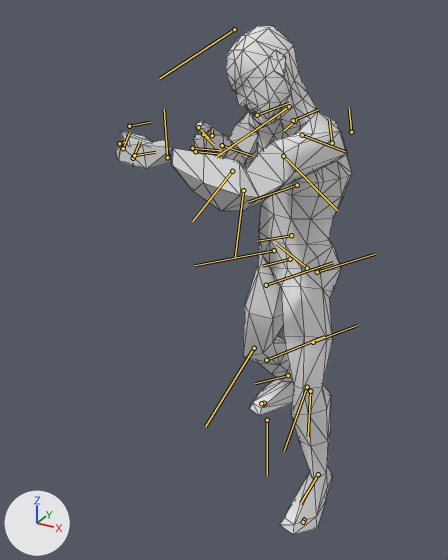
The FBX model media/anims_X/normal/TTRP_HoldRifleSteady.fbx as it was, and as the next commit left it.
Rendered twice from a camera (50 mm lens) standing at (0.436, -1.098, 0.94) and looking at (-0.105, -0.113, 0.448). The axes (+X, +Y, +Z) are drawn at lower left. The lights are the same throughout. Both versions are drawn at frame 1 of the action 'TTRP_HoldRifleSteady'; the numbers are the values there. The bones that bend it are drawn over the model as lines. Mesh edges are drawn as thin lines.

The first picture shows 'Body_NoDress'.
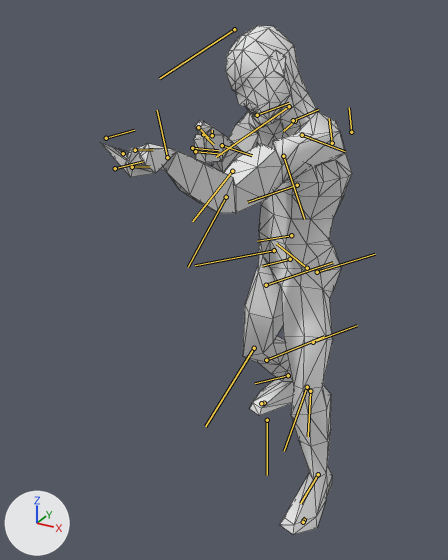
Boxes [x1, y1, x2, y2] around the edits, measured in the pictures (448 x 560 px):
'Body_NoDress', posed (6% wider): before [116, 26, 352, 534]; after [101, 26, 352, 534]
bone 'Bip01_L_UpperArm', root to tip: before (283, 156) to (337, 210); after (283, 156) to (304, 219)
bone 'Bip01_L_Hand', root to tip: before (167, 157) to (164, 109); after (167, 157) to (157, 110)
bone 'Bip01_L_Finger0', root to tip: before (133, 158) to (140, 141); after (132, 167) to (150, 166)
bone 'Bip01_L_Finger1', root to tip: before (134, 155) to (155, 152); after (115, 168) to (143, 161)

Edits to the bpy script that builds the scene:
```text
Change bone_bip01_l_upperarm:
    where bone_bip01_l_upperarm = bpy.data.objects['Bip01'].pose.bones['Bip01_L_UpperArm']  # child of 'Bip01_L_Clavicle'
    bone_bip01_l_upperarm.rotation_quaternion: (0.932, -0.344, -0.044, -0.106) -> (0.758, -0.605, 0.17, -0.178)  # degrees (-40, -9, -10) -> degrees (-78, 2, -28)
Change bone_bip01_l_hand:
    where bone_bip01_l_hand = bpy.data.objects['Bip01'].pose.bones['Bip01_L_Hand']  # child of 'Bip01_L_Forearm'
    bone_bip01_l_hand.rotation_quaternion: (-0.266, 0.846, 0.266, -0.378) -> (0.638, -0.692, -0.305, -0.143)  # degrees (-131, 30, 49) -> degrees (-100, -36, 17)
Change bone_bip01_l_finger0:
    where bone_bip01_l_finger0 = bpy.data.objects['Bip01'].pose.bones['Bip01_L_Finger0']  # child of 'Bip01_L_Hand'
    bone_bip01_l_finger0.rotation_quaternion: (0.937, -0.172, -0.217, 0.212) -> (0.637, -0.402, 0.24, 0.613)  # degrees (-26, -20, 30) -> degrees (-21, 53, 77)
Change bone_bip01_l_finger1:
    where bone_bip01_l_finger1 = bpy.data.objects['Bip01'].pose.bones['Bip01_L_Finger1']  # child of 'Bip01_L_Hand'
    bone_bip01_l_finger1.rotation_quaternion: (0.796, 0.055, 0.041, 0.601) -> (0.761, -0.095, -0.164, 0.621)  # degrees (8, 0, 74) -> degrees (-21, -8, 80)
```
